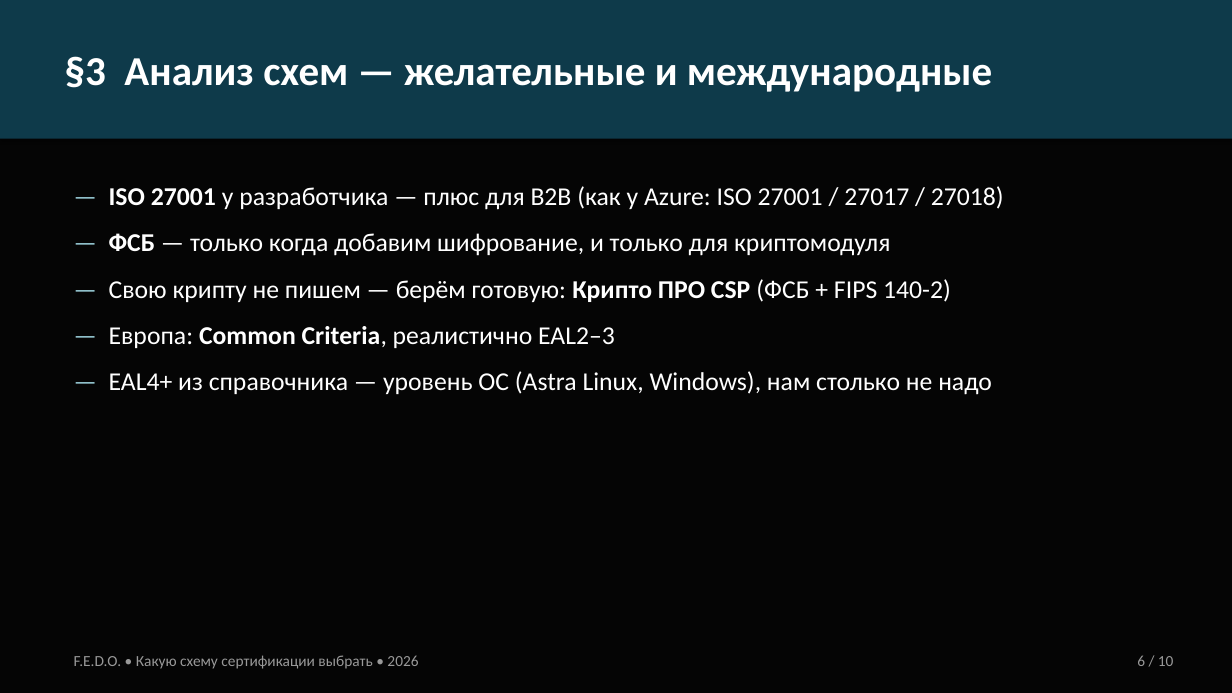
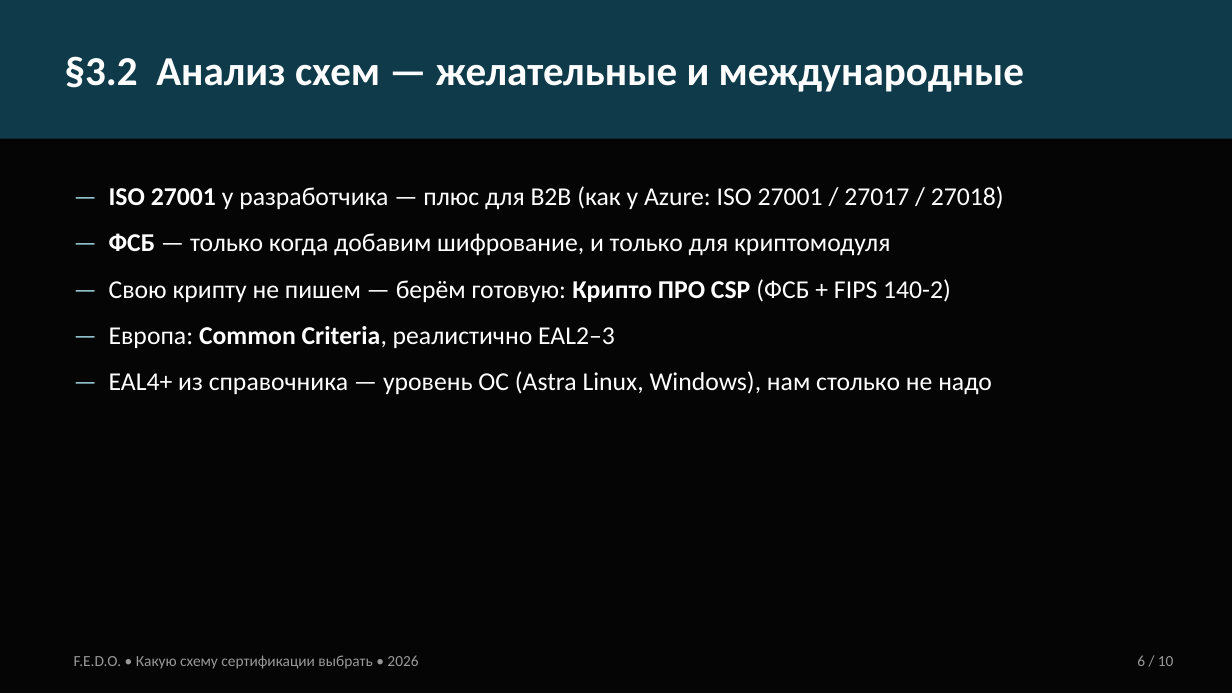
Before and after one commit to fedomirka-droid/F.E.D.O, a slide deck: slide 6 of docs/FEDO_certification_presentation.pptx. Drawn at 1232x693 pixels with LibreOffice and Linux fonts; fonts in the diff are those of the drawing. Boxes give left, top, right and bottom in pixels: in the first picture for what was removed or moved away, otherwise in the second. Text is boxed around its words. In the diff, an @@ line names an element or a change of style, - is before the commit and + after.

```diff
--- a/docs/FEDO_certification_presentation.pptx
+++ b/docs/FEDO_certification_presentation.pptx
@@ text in rectangle at (65, 56, 1024, 92): text changed @@
-§3 Анализ схем — желательные и международные
+§3.2 Анализ схем — желательные и международные
```
Also in this commit, not shown: 6 other slides changed.
